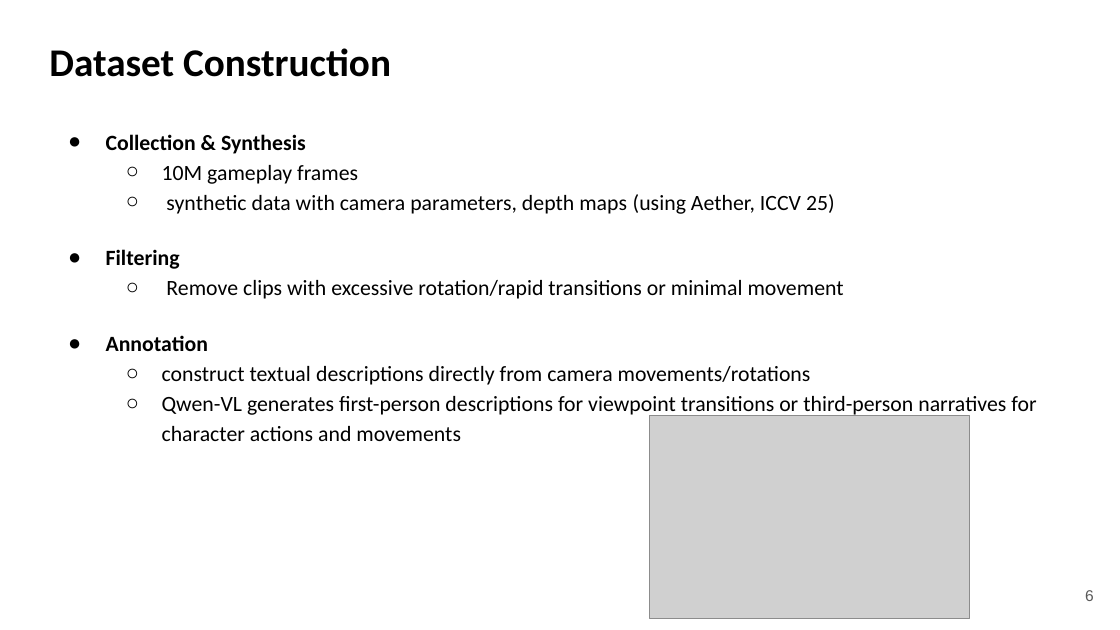
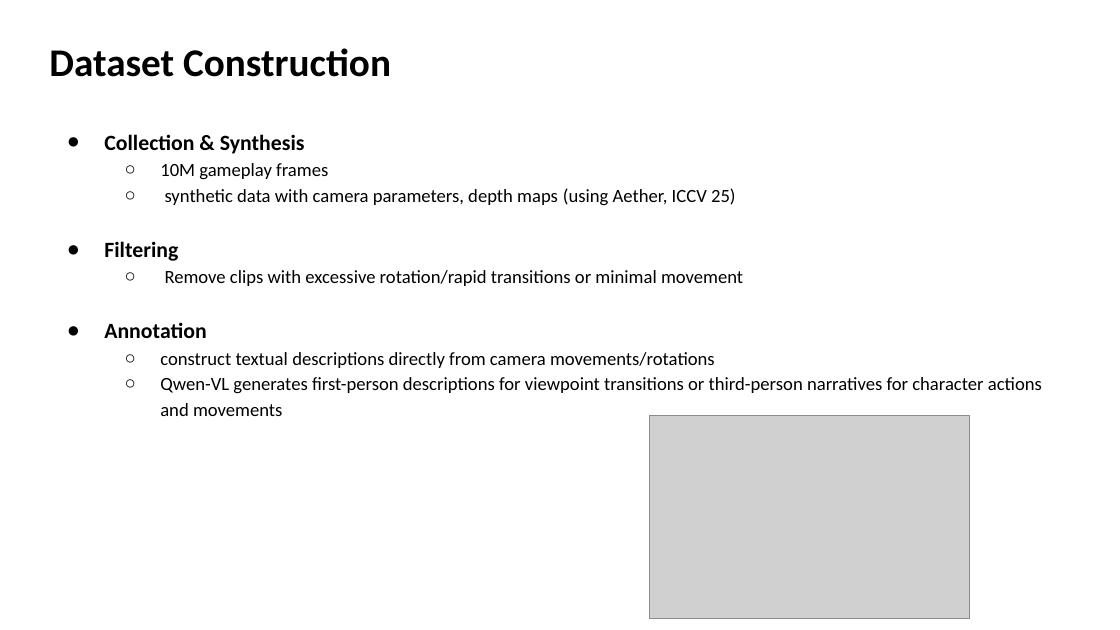
Before and after one commit to Lukelaitw/2025-VLL-undergraduate-research, a slide deck: slide 6 of week2/VLL_2_Deepverse_0929.pptx. Drawn at 1120x630 pixels with LibreOffice and Linux fonts; fonts in the diff are those of the drawing; grey boxes stand for pictures. Boxes give left, top, right and bottom in pixels: in the first picture for what was removed or moved away, otherwise in the second. Text is boxed around its words. In the diff, an @@ line names an element or a change of style, - is before the commit and + after.

```diff
--- a/week2/VLL_2_Deepverse_0929.pptx
+++ b/week2/VLL_2_Deepverse_0929.pptx
@@ text at (160,163,1042,416): size 14 to 12 pt in "10M gameplay frames", "synthetic data with camera parameters, depth maps ...", "Remove clips with excessive rotation/rapid transitions or ...", "construct textual descriptions directly from camera movement ..." and 1 more places @@
@@ page number removed at (1085,590,1094,601) @@
-6
```
Also in this commit, not shown: 9 other slides changed, 1 slide added.
